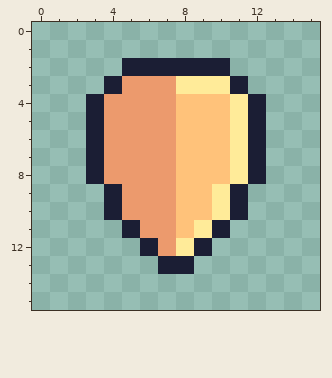
Pixel-art file -- projects/TinyTactics/Assets/Art/Aseprite/16x16/visual/golden_shield.aseprite. That is the earlier state.
16x16 pixels, 1 frame.
The same view after the edit:
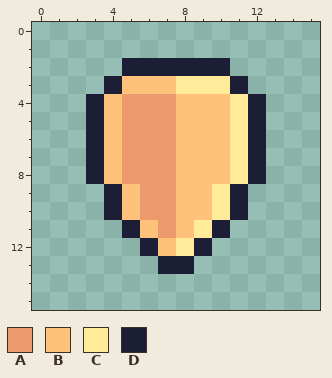
Palette (. is transparent): A #ec9a6d  B #ffc27a  C #ffeb99  D #1b1e34
Difference:
Changed rows in their new state; - is an unchanged pixel.
first column x 4:
 3 -BBB
 4 B---
 5 B---
 6 B---
 7 B---
 8 B---
 9 -B--
10 -B--
11 --B-
12 ---B
Boxes around the changes in both pictures, in picture pixels (x1, y1, x2, y2):
changed: (104, 76, 176, 256)
